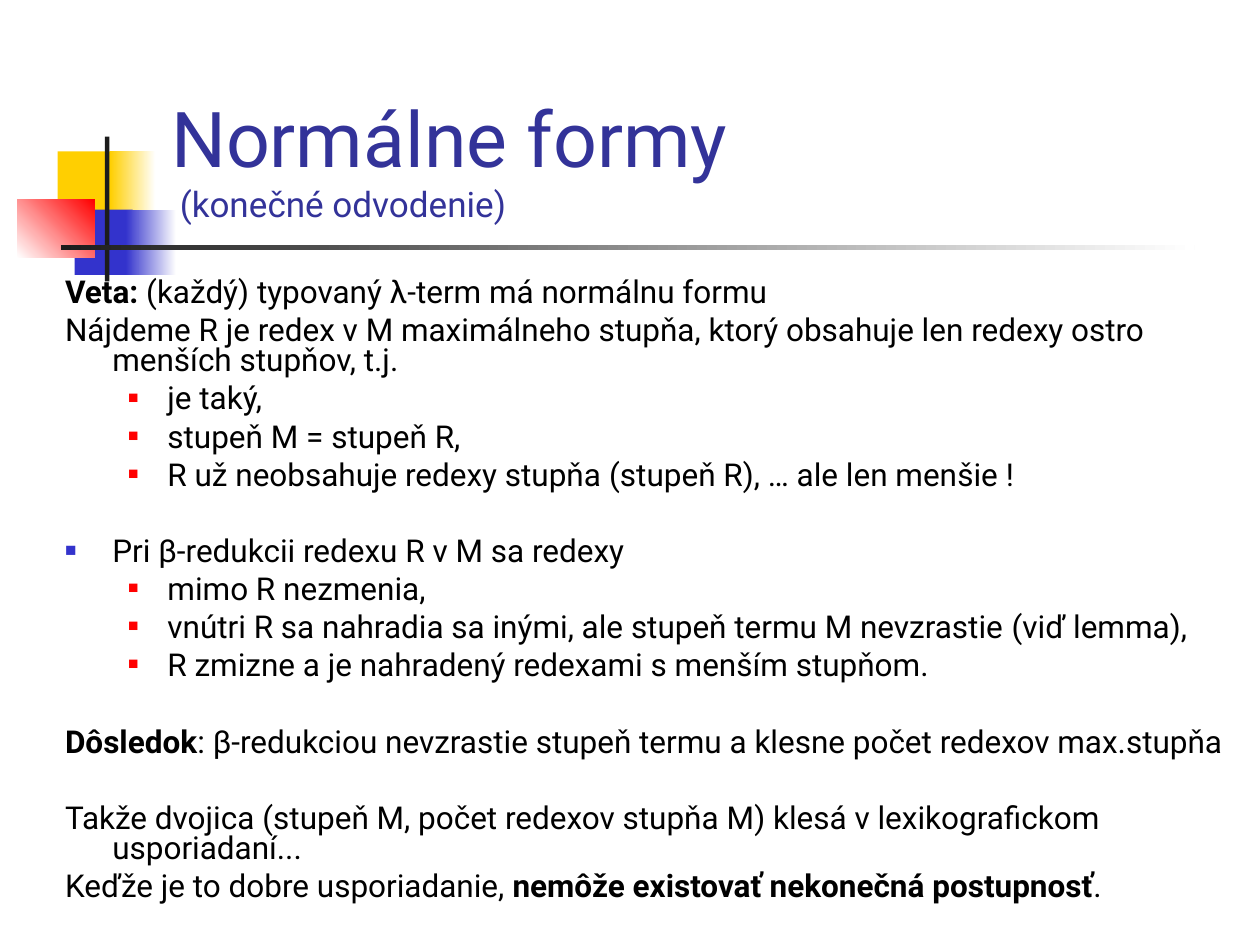
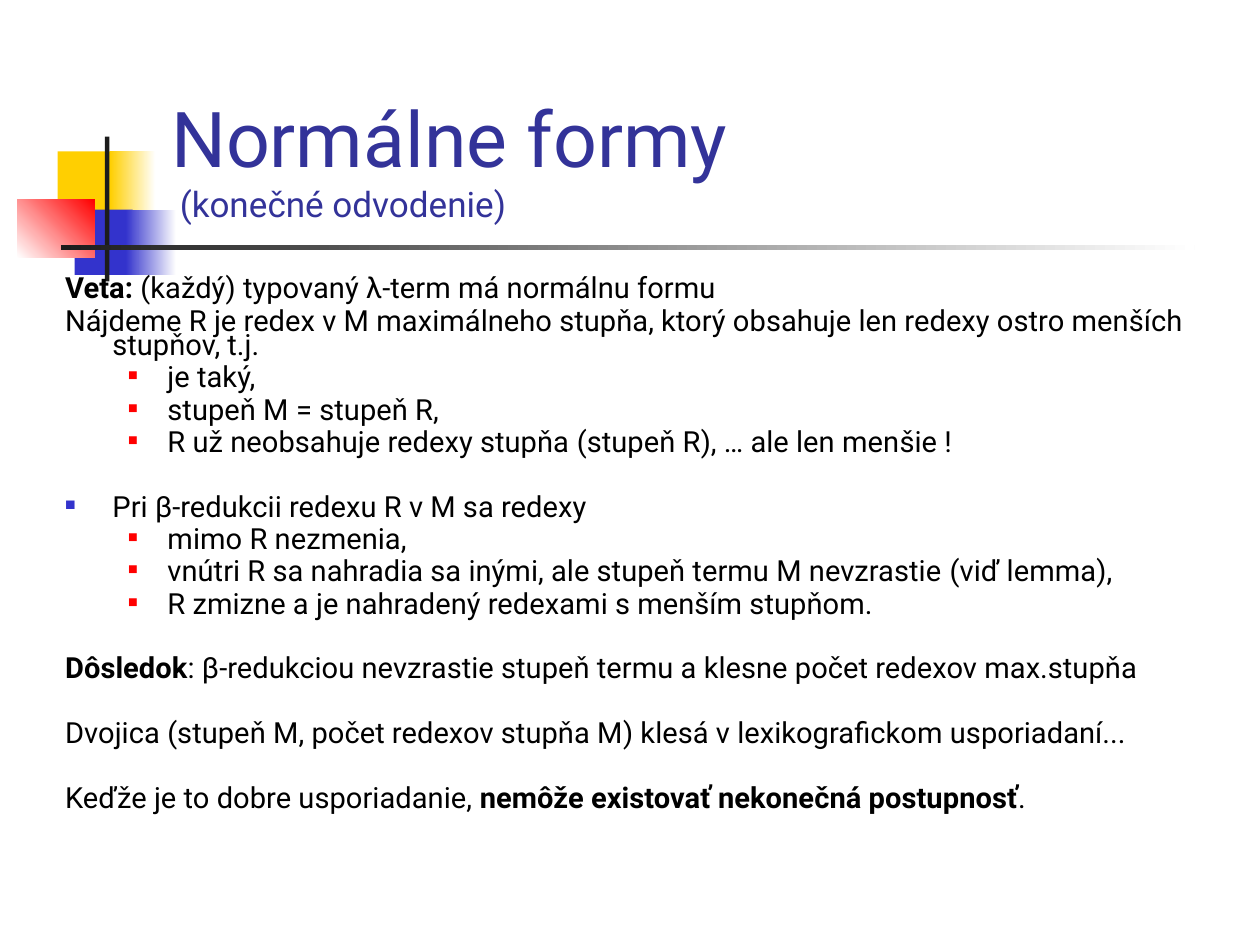
Before and after one commit to Funkcionalne/Prednasky, a slide deck: slide 11 of 08/08_fpro.ppt. Drawn at 1260x945 pixels with LibreOffice and Linux fonts; fonts in the diff are those of the drawing. Boxes give left, top, right and bottom in pixels: in the first picture for what was removed or moved away, otherwise in the second. Text is boxed around its words. In the diff, an @@ line names an element or a change of style, - is before the commit and + after.

```diff
--- a/08/08_fpro.ppt
+++ b/08/08_fpro.ppt
@@ text at box(65, 271, 1183, 815): size 18 to 16.6 pt in "Veta: (každý) typovaný λ-term má normálnu formu", "Nájdeme R je redex v M maximálneho ...", "je taký,", "stupeň M = stupeň R," and 7 more places; line spacing 0.8 to 0.7 @@
@@ text at box(65, 720, 1125, 750): text changed; size 18 to 16.6 pt @@
-Takže dvojica (stupeň M, počet redexov stupňa M) klesá v lexikografickom usporiadaní...
+Dvojica (stupeň M, počet redexov stupňa M) klesá v lexikografickom usporiadaní...
```
Also in this commit, not shown: 21 other slides changed, 1 slide added, 1 slide removed, 3 other files.
